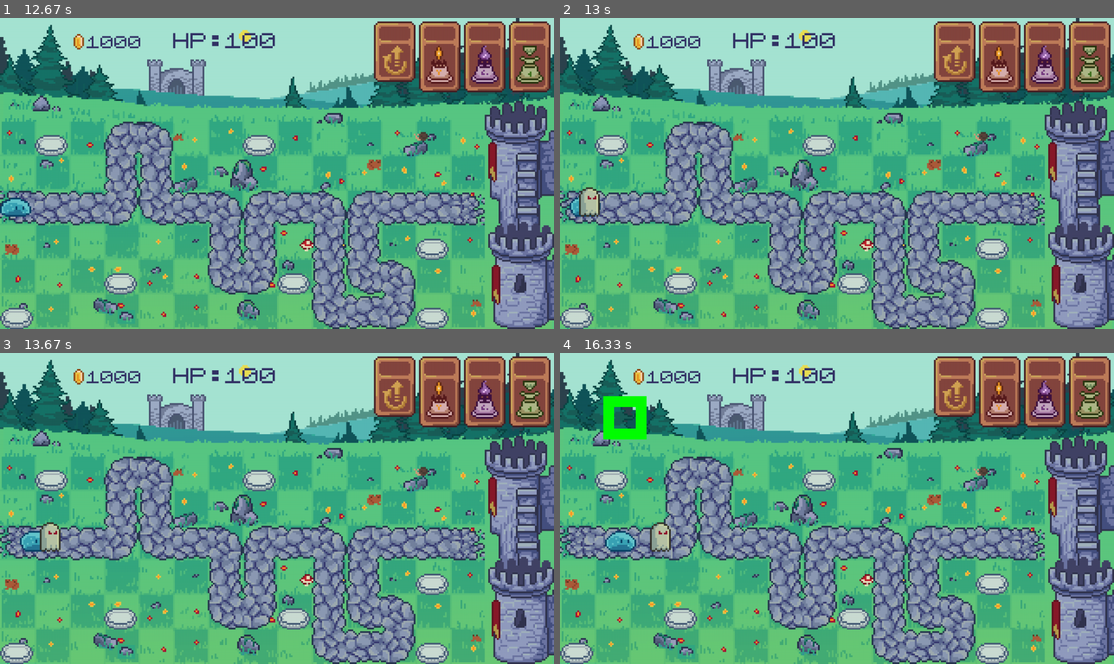
Above: before the commit, frames 1-4 (two rows, left to right).
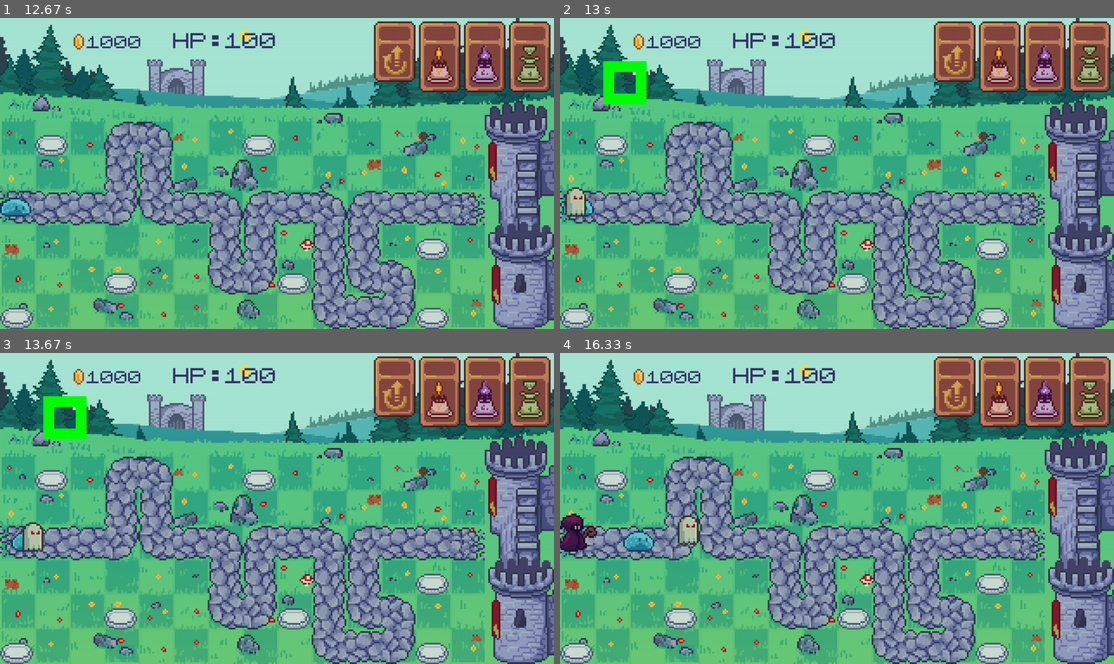
Above: after the commit, the same moments.

Repository: LenaSup/PyGame_project
Game: pygame game, started from main.py
The game is run twice, just before and just after one commit, with the same random seed, the same clock (stepped at 60 frames per second) and the same inputs.
Inputs (mouse positions are in pixels of both pictures, inside the frame that each line leads up to):
- Up to frame 1 (12.67 s): click (265, 210) at 0.38 s; click (182, 245) at 0.72 s; tap Space at 1, 1.4, 1.7, 2.47, 2.77, 12.43 s; move the mouse to (99, 217) at 1.37 s; move the mouse to (360, 67) at 2.43 s; move the mouse to (171, 164) at 12.4 s
- Up to frame 2 (13 s): tap Space at 12.73 s; click (953, 52) at 12.92 s
- Up to frame 3 (13.67 s): tap Space at 13.27, 13.57 s
- Up to frame 4 (16.33 s): tap Space at 13.7, 14.77, 15.17, 15.47, 15.67, 15.97, 16.17 s; move the mouse to (886, 452) at 14.73 s

Frame 1 is identical in both runs. In frame 2, 1.4% of the frame differs, in the area x 0-16%, y 13-65%; in frame 3, 1.5%; in frame 4, 2.5%, in the area x 0-25%, y 13-65%.

Commit message:
Исправлены баги

Diff:
--- a/main.py
+++ b/main.py
@@ -956,6 +956,12 @@
     animated_towers = pygame.USEREVENT + 4
     enemy_animation = pygame.USEREVENT + 5
     move_bullets = pygame.USEREVENT + 6
+    pygame.time.set_timer(move_enemy, 0)
+    pygame.time.set_timer(spawn_enemy, 0)
+    pygame.time.set_timer(time_is_passing, 0)
+    pygame.time.set_timer(animated_towers, 0)
+    pygame.time.set_timer(enemy_animation, 0)
+    pygame.time.set_timer(move_bullets, 0)
     pygame.time.set_timer(move_enemy, 30)
     pygame.time.set_timer(spawn_enemy, waves[current_wave][1])
     pygame.time.set_timer(time_is_passing, 1000)
@@ -1051,6 +1057,7 @@
     print_radius = (0, 0), 0
     is_load = False
     flag = False
+    pause = False
     running = True
 
     while running:
@@ -1066,7 +1073,7 @@
                 enemy_default_settings = (start_pos[0] * 80 + my_board.top,
                                           start_pos[1] * 80 + my_board.cell_size // 4 + my_board.bot)
             if event.type == pygame.KEYDOWN and event.key == pygame.K_SPACE:
-                flag = True
+                pause = True
             if event.type == pygame.MOUSEMOTION:
                 cell, pos = my_board.get_cell(event.pos)
                 if cell.name == 'Building_cell' and cell.tower != None:
@@ -1165,14 +1172,14 @@
         bullets.draw(screen)
         enemies.draw(screen)
         pygame.draw.circle(screen, 'white', *print_radius, 1)
-        while flag:
+        while pause:
             pygame.draw.rect(screen, 'green', (100, 100, 100, 100), 25)
             pygame.display.flip()
             for eve in pygame.event.get():
                 if eve.type == pygame.QUIT:
                     terminate()
                 if eve.type == pygame.KEYDOWN and eve.key == pygame.K_SPACE:
-                    flag = False
+                    pause = False
         pygame.display.flip()
 
 
Binary file changed: user_data.sqlite3
